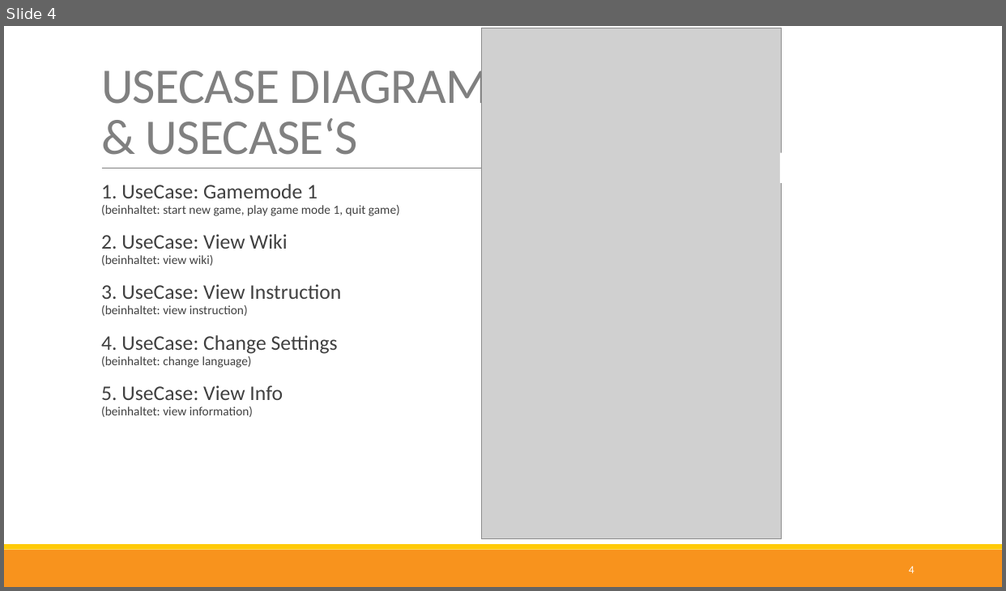
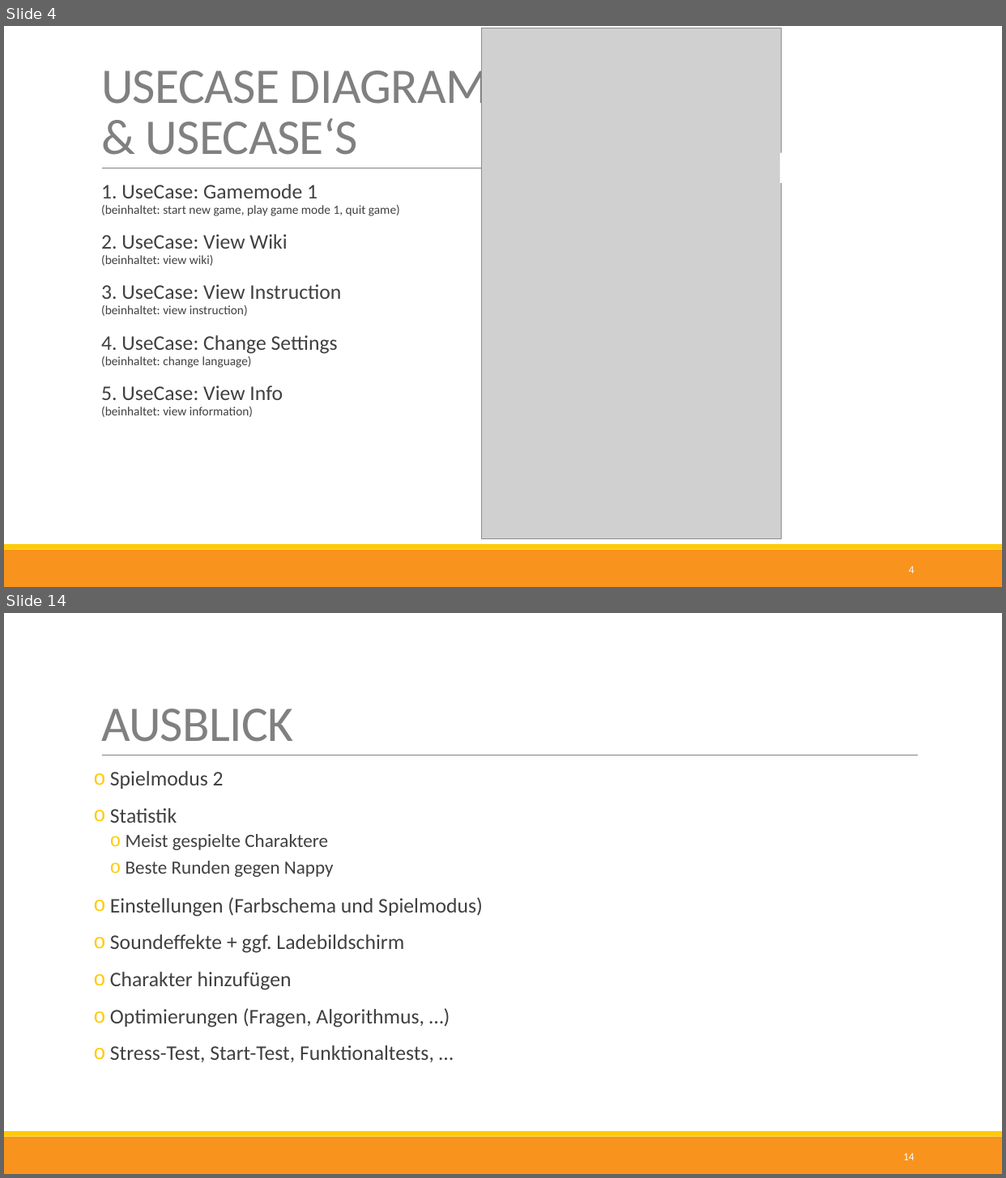
Before and after one commit to nappydevelopment/Nappy-the-ingenious-docs, a slide deck: Midterm-PPP.pptx. Shown one above the other, each under a label of ours: slide 4 before the commit, slides 4 and 14 after it; the slides between them are not shown. The pictures are 1006x591 and 1006x1178 pixels, drawn with LibreOffice and Linux fonts; fonts in the diff are those of the drawing; grey boxes stand for pictures. Boxes give left, top, right and bottom in pixels: in the first picture for what was removed or moved away, otherwise in the second. Text is boxed around its words. In the diff, an @@ line names an element or a change of style, - is before the commit and + after.

```diff
--- a/Midterm-PPP.pptx
+++ b/Midterm-PPP.pptx
@@ slide 14 added at (4, 613, 1002, 1174), background #FFFFFF; not listed: 3 template elements that a slide beside it also shows @@
@@ title added at (101, 709, 294, 742), 48 pt, text #808080 @@
+AUSBLICK
@@ text added at (110, 771, 483, 1063), 20 pt, text #404040 @@
+o Spielmodus 2
+o Statistik
+  o Meist gespielte Charaktere
+  o Beste Runden gegen Nappy
+o Einstellungen (Farbschema und Spielmodus)
+o Soundeffekte + ggf. Ladebildschirm
+o Charakter hinzufügen
+o Optimierungen (Fragen, Algorithmus, …)
+o Stress-Test, Start-Test, Funktionaltests, …
@@ page number added at (903, 1153, 914, 1161), 10.5 pt, text #FFFFFF @@
+14
```
Also in this commit, not shown: 5 slides changed, 6 other slides added, 3 slides removed, 1 other file.
